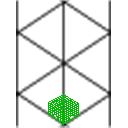
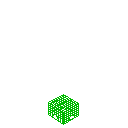
Layered file, before and after one edit (128 × 128). Changes by layer:
hid "Layer 2" over bbox(16, 0, 111, 128)
